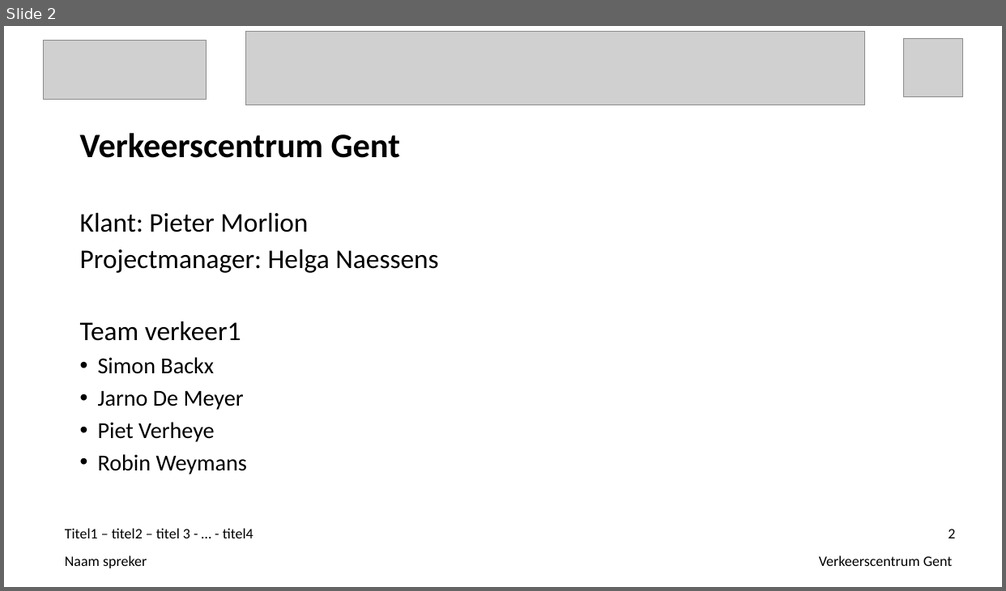
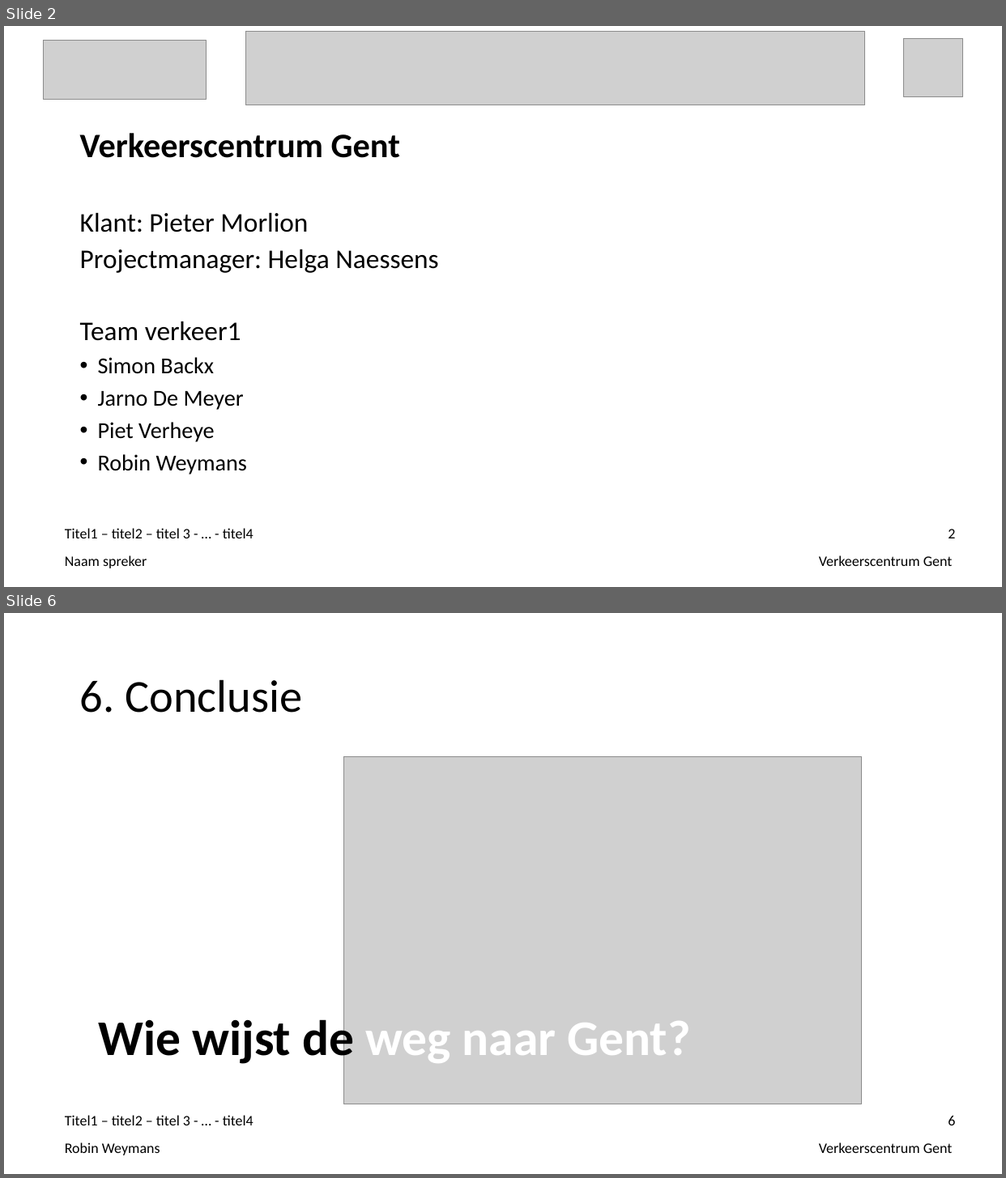
Before and after one commit to ghentlivinglab/Traffic-Travel-Time-Analyzer-1, a slide deck: Einddocumentatie/Presentatie.ppt. Shown one above the other, each under a label of ours: slide 2 before the commit, slides 2 and 6 after it; the slides between them are not shown. The pictures are 1006x591 and 1006x1178 pixels, drawn with LibreOffice and Linux fonts; fonts in the diff are those of the drawing; grey boxes stand for pictures. Boxes give left, top, right and bottom in pixels: in the first picture for what was removed or moved away, otherwise in the second. Text is boxed around its words. In the diff, an @@ line names an element or a change of style, - is before the commit and + after.

```diff
--- a/Einddocumentatie/Presentatie.ppt
+++ b/Einddocumentatie/Presentatie.ppt
@@ slide 6 added at bbox=[4, 613, 1002, 1174], background #FFFFFF @@
@@ title added at bbox=[80, 679, 302, 713], 44 pt, text #000000 @@
+6. Conclusie
@@ picture added at bbox=[343, 757, 861, 1105] @@
@@ text added at bbox=[99, 1014, 690, 1067], 48 pt, text #FFFFFF, bold @@
+Wie wijst de weg naar Gent?
@@ text added at bbox=[65, 1115, 253, 1126], 14 pt, text #000000 @@
+Titel1 – titel2 – titel 3 - … - titel4
@@ page number added at bbox=[948, 1116, 955, 1126], 14 pt, text #000000 @@
+6
@@ text added at bbox=[65, 1143, 160, 1156], 14 pt, text #000000 @@
+Robin Weymans
@@ text added at bbox=[819, 1143, 953, 1153], 14 pt, text #000000 @@
+Verkeerscentrum Gent
```
Also in this commit, not shown: 1 slide changed, 2 other slides added, 11 slides removed.
